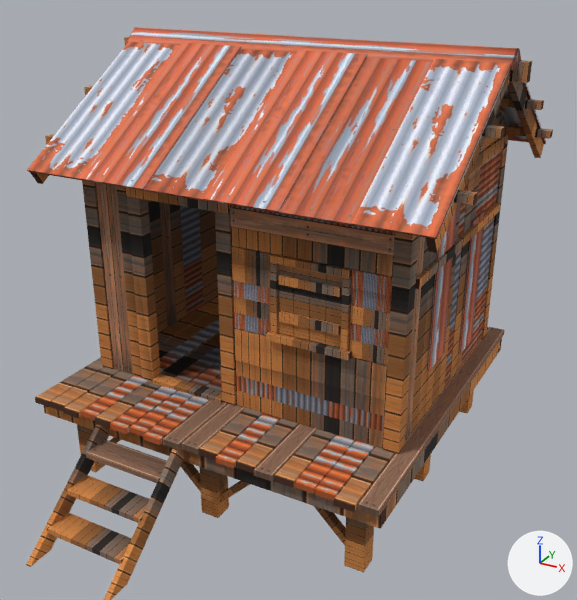
The glTF model lab/stilt-shack/models/houdini_stilt_shack_gpt.glb, before and after one commit.
Both versions are drawn from a 50 mm camera at (3.5, -5.95, 4.76) aimed at (0.23, 0.01, 1.79). Lighting does not change. The marker at lower right points along +X, +Y and +Z. The picture after the commit comes second. Objects named as collision shapes, trigger or cutter boxes, shadow casters or lower levels of detail are left out. Vertices at exactly the same position are counted once.

Before the edit, the objects in view are built like this:
```python
me_lod0 = bpy.data.meshes.new('LOD0')
me_lod0.from_pydata(...)  # 2199 vertices, 4294 faces; spans x -2.02..2.02, y -2.37..2.37, z 0.0..4.05
# faces by material slot: [3198, 536, 257, 82, 221]
me_lod0.materials.append(mat_slot1)
me_lod0.materials.append(mat_slot2)
me_lod0.materials.append(mat_slot3)
me_lod0.materials.append(mat_slot4)
me_lod0.materials.append(mat_slot5)
ob_lod0 = bpy.data.objects.new('LOD0', me_lod0)
ob_lod0.location = (0.0, 0.0, 0.0)
```
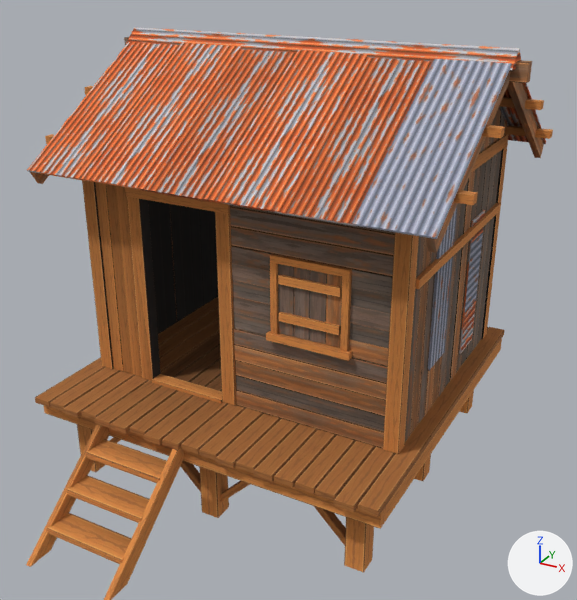
Pixel boxes [x1, y1, x2, y2] of what changed, in the pictures (577 x 600 px; the box of a moved part takes in the faces that stretch with it):
part 1 of me_lod0, moved or reshaped (mostly hidden): before [235, 69, 515, 304]; after [148, 69, 526, 334]
part 2 of me_lod0, surface changed: [26, 27, 553, 598] in both
part 3 of me_lod0, recoloured: [26, 27, 553, 598] in both
part 4 of me_lod0, recoloured: [81, 141, 502, 501] in both
part 5 of me_lod0, recoloured: [126, 27, 521, 371] in both
part 6 of me_lod0, recoloured: [27, 49, 546, 239] in both
part 7 of me_lod0, recoloured: [85, 182, 505, 517] in both

The change, as a diff of the scene's bpy script:
```diff
--- a/lab/stilt-shack/models/houdini_stilt_shack_gpt.glb.py
+++ b/lab/stilt-shack/models/houdini_stilt_shack_gpt.glb.py
@@ me_lod0 @@
 # used by ob_lod0; location = (0.0, 0.0, 0.0)
-me_lod0.from_pydata(...)  # 2199 vertices, 4294 faces; spans x -2.02..2.02, y -2.37..2.37, z 0.0..4.05
+me_lod0.from_pydata(...)  # 2207 vertices, 4310 faces; spans x -2.02..2.02, y -2.37..2.37, z 0.0..4.05
+# me_lod0 part 1: 9 vertices moved within x -1.55..1.55, y -0.54..1.87, z 0.9..3.1; 20 vertices removed from x -1.67..1.88, y -0.57..2.0, z 1.53..3.9; 28 vertices added at x -1.59..1.88, y -0.59..2.01, z 1.85..3.9
+# me_lod0 part 2: 3693 kept faces spanning x -2.02..2.02, y -2.37..2.37, z 0.0..4.05 get new texture (UV) coordinates
+# me_lod0 part 3: 3539 kept faces spanning x -2.02..2.02, y -2.37..2.37, z 0.0..4.05 get new vertex colours; the middle colour goes from grey #9d9d9d to grey #adadad
+# me_lod0 part 4: 409 faces spanning x -1.59..1.59, y -1.38..2.24, z 0.84..3.9 switch from mat_slot2 to mat_slot1
+# me_lod0 part 5: 175 faces spanning x -1.92..1.92, y -0.95..2.37, z 1.12..4.05 switch from mat_slot3 to mat_slot2
+# me_lod0 part 6: 57 faces spanning x -1.9..1.9, y -0.95..2.37, z 2.95..3.94 switch from mat_slot4 to mat_slot2
+# me_lod0 part 7: 190 faces spanning x -1.59..1.74, y -1.59..2.24, z 0.63..3.67 switch from mat_slot5 to mat_slot1
```
